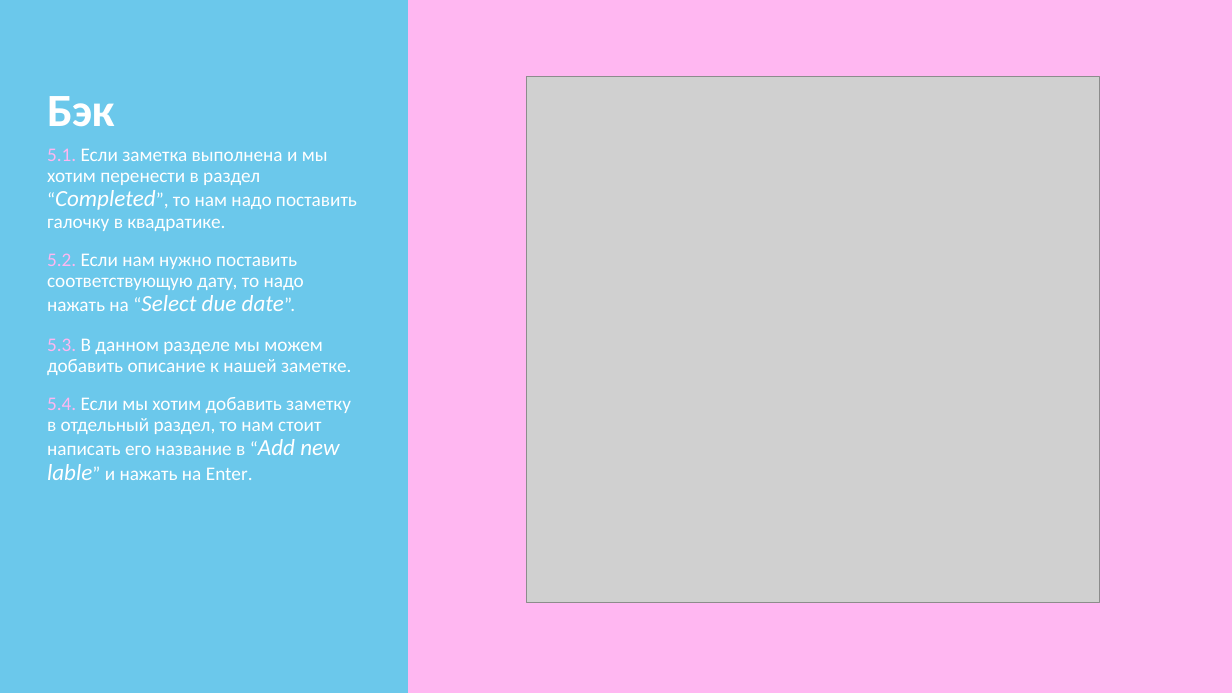
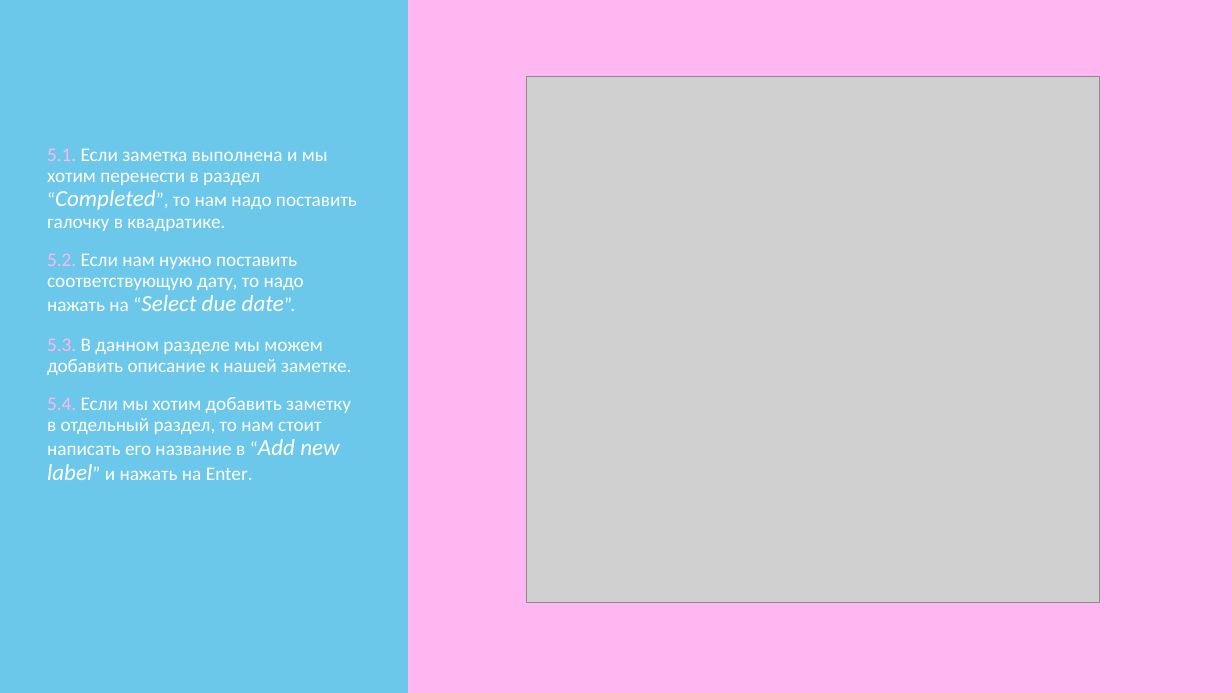
Before and after one commit to todoer-dev/specifications, a slide deck: slide 17 of Presentation/Todoer-dev.pptx. Drawn at 1232x693 pixels with LibreOffice and Linux fonts; fonts in the diff are those of the drawing; grey boxes stand for pictures. Boxes give left, top, right and bottom in pixels: in the first picture for what was removed or moved away, otherwise in the second. Text is boxed around its words. In the diff, an @@ line names an element or a change of style, - is before the commit and + after.

```diff
--- a/Presentation/Todoer-dev.pptx
+++ b/Presentation/Todoer-dev.pptx
@@ title removed at (47, 96, 114, 127) @@
-Бэк
@@ text at (47, 397, 351, 480): text changed @@
-5.4. Если мы хотим добавить заметку в отдельный раздел, то нам стоит написать его название в “Add new lable” и нажать на Enter.
+5.4. Если мы хотим добавить заметку в отдельный раздел, то нам стоит написать его название в “Add new label” и нажать на Enter.
```
Also in this commit, not shown: 12 other slides changed, 1 other file.
